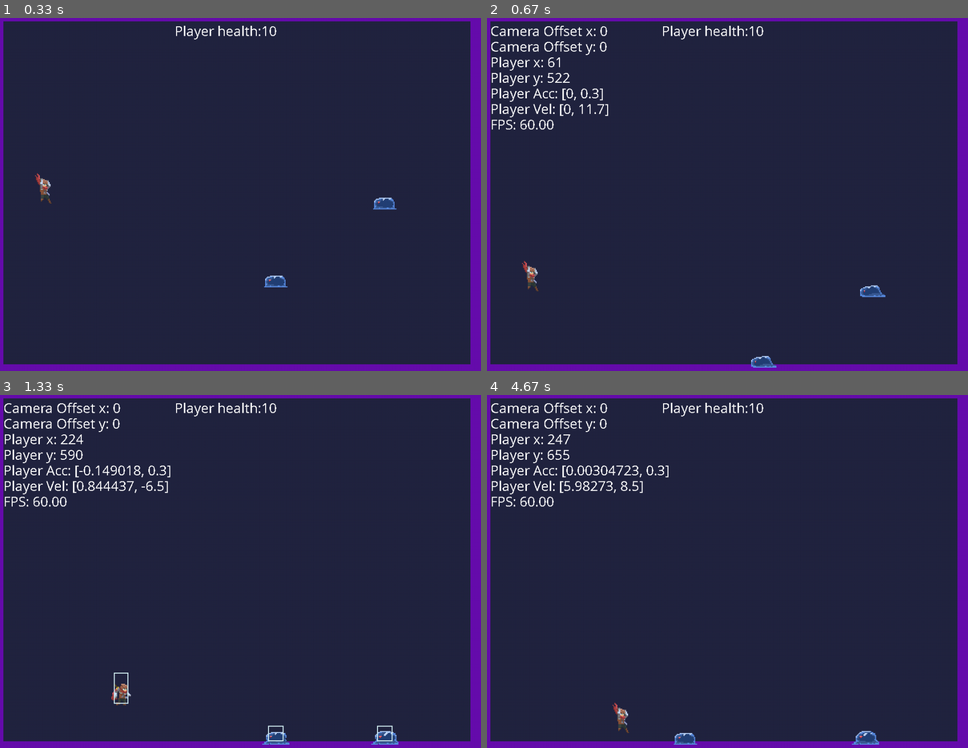
Above: before the commit, frames 1-4 (two rows, left to right).
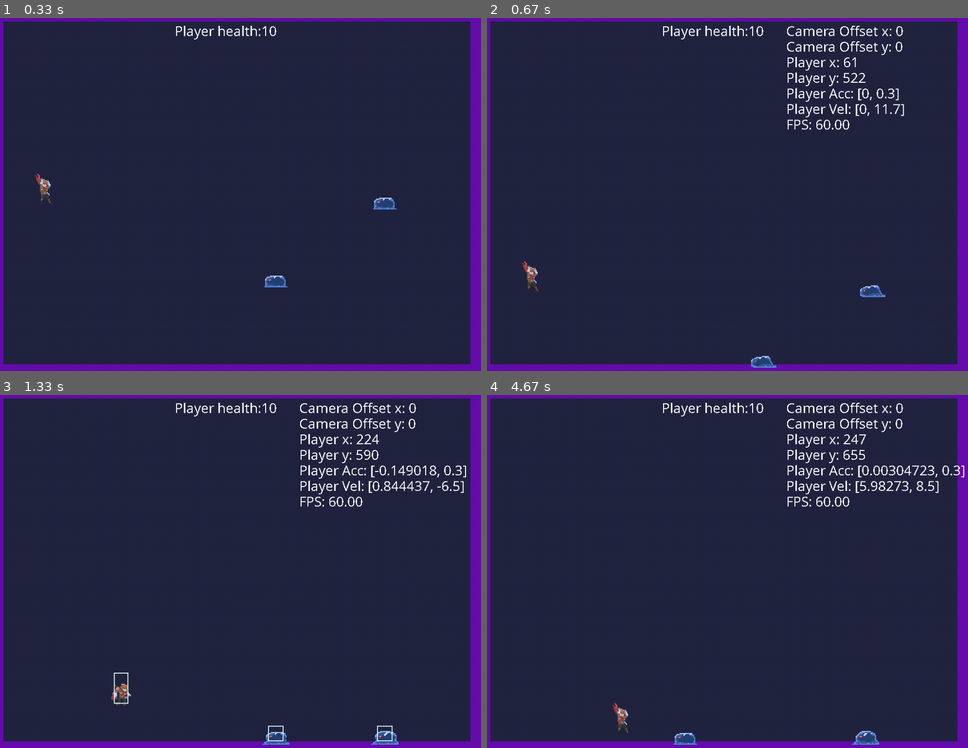
Above: after the commit, the same moments.

Repository: ArthurC13/A-Level-Project-Arthur-Chen
Game: pygame game, started from A level Project.py
Two runs of this game, one before a commit and one after it. Both use one fixed random seed, a clock stepped at 60 frames per second and the inputs below.
Inputs:
- Up to frame 1 (0.33 s): no input
- Up to frame 2 (0.67 s): tap 2 at 0.33 s
- Up to frame 3 (1.33 s): hold Right 0.67-1.13 s; tap 3 at 0.82 s; hold Up from 1.17 s (still down); tap 0 at 1.32 s
- Up to frame 4 (4.67 s): release Up at 1.47 s; hold Right 1.5-1.97 s; tap 2 at 1.65, 4.22 s; hold Left 2-2.53 s; tap 3 at 2.15, 3.38 s; hold Down 2.57-2.87 s; tap 0 at 2.72, 3.82 s; tap Z at 2.9 s; hold Left 3.23-3.63 s; hold Up 3.67-4.03 s; hold Right from 4.07 s (still down)

Frame 1 is identical in both runs. In frame 2, 2.9% of the frame differs, in the area x 0-87%, y 2-32%; in frame 3, 3.4%; in frame 4, 3.5%, in the area x 0-100%, y 2-32%.

Commit message:
added stack avoid
slimes will no longer stack on top of each other

Diff:
--- a/A level Project.py
+++ b/A level Project.py
@@ -369,6 +369,16 @@
         self.current_action = 4
         self.current_sprite = -1
 
+    def avoid_stack(self):
+        for i in self.game.enemy_group:
+            if i != self:
+                distance = self.pos.x - i.pos.x
+                if abs(distance) < 30 and abs(self.pos.y - i.pos.y) < 30:
+                    if distance < 0:
+                        self.acc.x -= 2
+                    else:
+                        self.acc.x += 2
+
     def animations(self):
         now = pygame.time.get_ticks()
         sprites_list = self.sprites
@@ -418,6 +428,7 @@
 
     def update(self):
         self.movements()
+        self.avoid_stack()
         self.acc.x += self.vel.x*FRICTION
         self.vel += self.acc
         self.vel.y = min(self.vel.y, 15)        #termial velocity
@@ -485,7 +496,7 @@
         self.rect.center = self.hit_rect.center
         self.target = target
         self.spawn_time = pygame.time.get_ticks()
-        self.life_time = 100
+        self.life_time = 125
         self.pos = pygame.math.Vector2(x, y)
         self.direction = direction
 
@@ -653,7 +664,7 @@
             string += '\nPlayer x: ' + str(self.player.rect.x) + '\nPlayer y: ' + str(self.player.rect.y)
             string += '\nPlayer Acc: ' + str(self.player.acc) + '\nPlayer Vel: ' + str(self.player.vel)
             string += '\nFPS: ' + "{:.2f}".format(self.clock.get_fps())
-            self.blit_texts(string, WHITE, 32, 32, 32, self.myfont)
+            self.blit_texts(string, WHITE, 640, 32, 32, self.myfont)
 
     def draw(self):
         self.screen.fill(BGCOLOUR)
--- a/maps/map2.txt
+++ b/maps/map2.txt
@@ -1,9 +1,9 @@
 1111111111111111111111111111111111111111111111111111111111111111
-1000000000000000000000000000000000000000000000000000000000000001
+100000000000000000000ss000000sss000ss00000ss00ss0000000sss000001
 1000000000000000000000000000000000000000000000000000000000000001
 1000000000000000000000000000000000000000000000000000000000000001
 10000000p0000000000000000000000000000000000000000000000000000001
-10000000000000000000000000s0000000000000000000000000000000000001
+1000000000000000000000000000000000000000000000000000000000000001
 1000000000000000000000000000000000000000111111000000000000000001
 1002222222222200000000000000000000000000000000000000000000000001
 100000000000000000000000000000000000000000000000000000000s000001
Not shown, changed: images/player/.DS_Store
